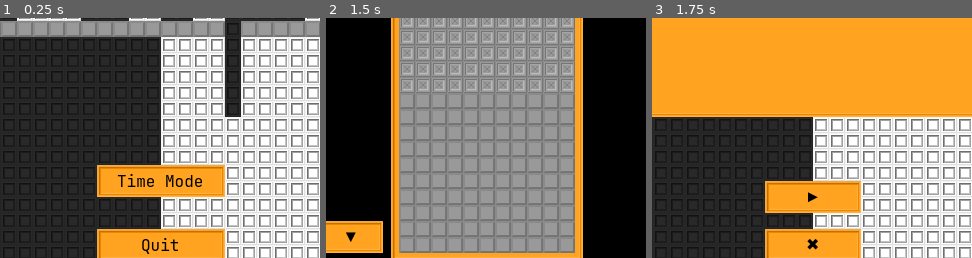
Above: before the commit, frames 1-3 (left to right).
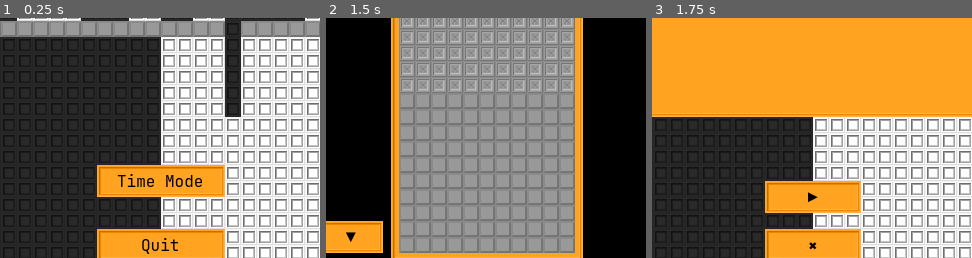
Above: after the commit, the same moments.

Repository: ka-puna/duopo
Game: Godot game, scene res://src/main.tscn
The game is run twice, just before and just after one commit, with the same random seed, the same clock (stepped at 60 frames per second) and the same inputs.
Inputs:
- Up to frame 1 (0.25 s): no input
- Up to frame 2 (1.5 s): click "Time Mode" at 0.5 s; click "❚❚" at 1.25 s
- Up to frame 3 (1.75 s): no input
The pictures show only the part of the screen within x 25-75%, y 46-96%; the shares and areas given below are measured in that part.

Frames 1-2 are identical in both runs. In frame 3, less than 0.1% of the frame differs, in the area x 48-52%, y 92-97%.

Commit message:
Update displayed text.

Diff:
--- a/src/scene/display_data.tscn
+++ b/src/scene/display_data.tscn
@@ -40,14 +40,13 @@
 theme_override_colors/default_color = Color(0, 0, 0, 1)
 theme_override_fonts/bold_font = SubResource("FontVariation_mluhu")
 bbcode_enabled = true
-text = "[i]PLACEHOLDER TEXT[/i]
+text = "[i]TEXT MAY NOT MATCH GAME.[/i]
 [b]Round Time:[/b] 1:53
 [b]Score:[/b] 1,900
 [b]Level:[/b] 2
 [b]Rows Cleared:[/b] 30
-[b]Number of Lines:[/b] 11
+[b]The answer to life, the universe, and everything:[/b] 42
+[b]Number of Lines:[/b] 10
 [b]Number of Words:[/b] 42
-[b]The answer to life, the universe, and everything:[/b] 42
-[b]Number of Characters:[/b] 226
-[b]Number of Numbers:[/b] 10
-[b]The nice number:[/b] 69"
+[b]Number of Characters:[/b] 219
+[b]Number of Digits:[/b] 21"
--- a/src/scene/pause_menu.tscn
+++ b/src/scene/pause_menu.tscn
@@ -194,8 +194,7 @@
 offset_bottom = -16.0
 grow_horizontal = 2
 grow_vertical = 0
-text = "✖
-"
+text = "×"
 flat = true
 
 [node name="ButtonBG" type="TileMap" parent="Group/cross_button"]
